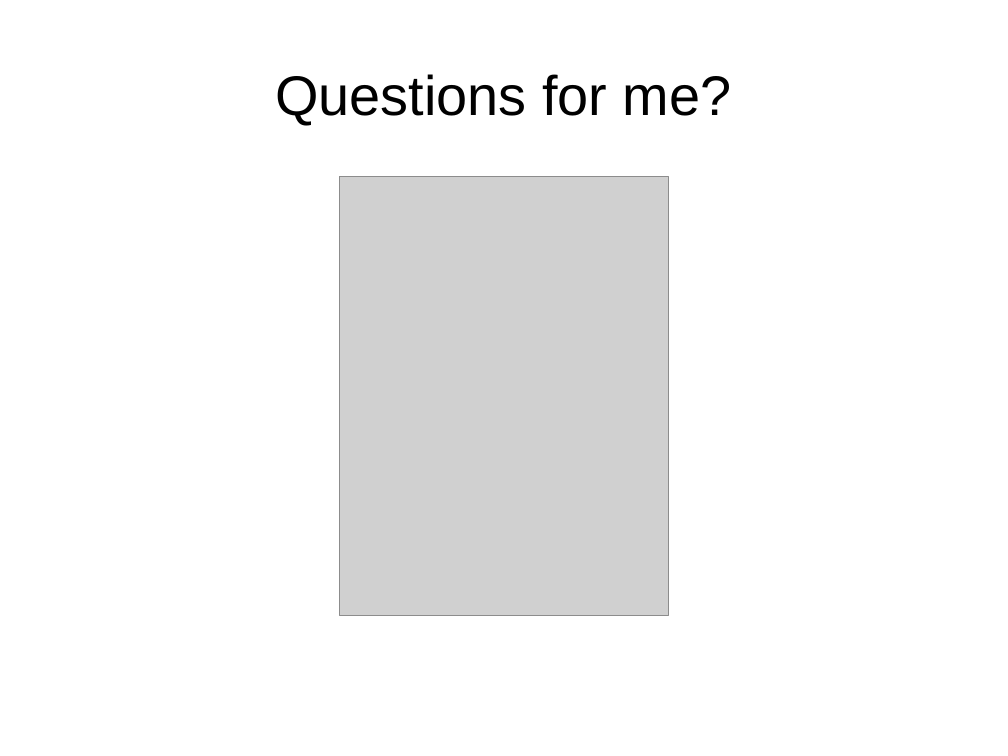
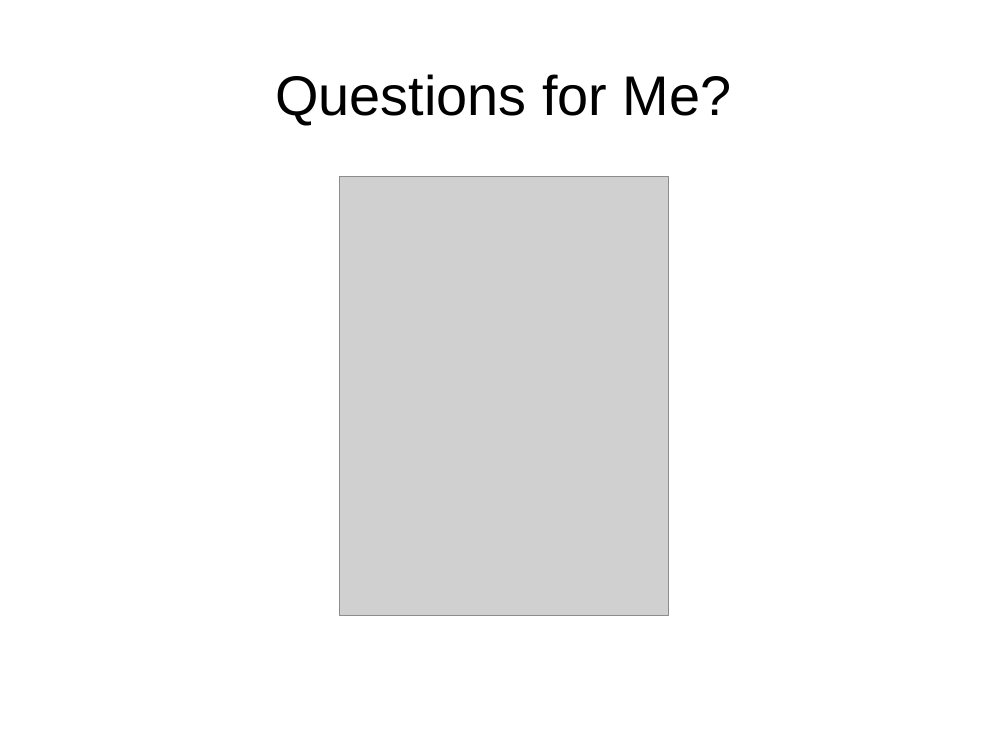
Before and after one commit to tomwhartung/jmws_accoutrements, a slide deck: slide 22 of presentations/2015_09-Joomla/Device_Detection-In_Protostar_and_Beez3.odp. Drawn at 1008x756 pixels with LibreOffice and Linux fonts; fonts in the diff are those of the drawing; grey boxes stand for pictures. Boxes give left, top, right and bottom in pixels: in the first picture for what was removed or moved away, otherwise in the second. Text is boxed around its words. In the diff, an @@ line names an element or a change of style, - is before the commit and + after.

```diff
--- a/presentations/2015_09-Joomla/Device_Detection-In_Protostar_and_Beez3.odp
+++ b/presentations/2015_09-Joomla/Device_Detection-In_Protostar_and_Beez3.odp
@@ title at <box>275,74,732,125</box>: text changed @@
-Questions for me?
+Questions for Me?
```
Also in this commit, not shown: 1 other slide changed, 1 other file.
